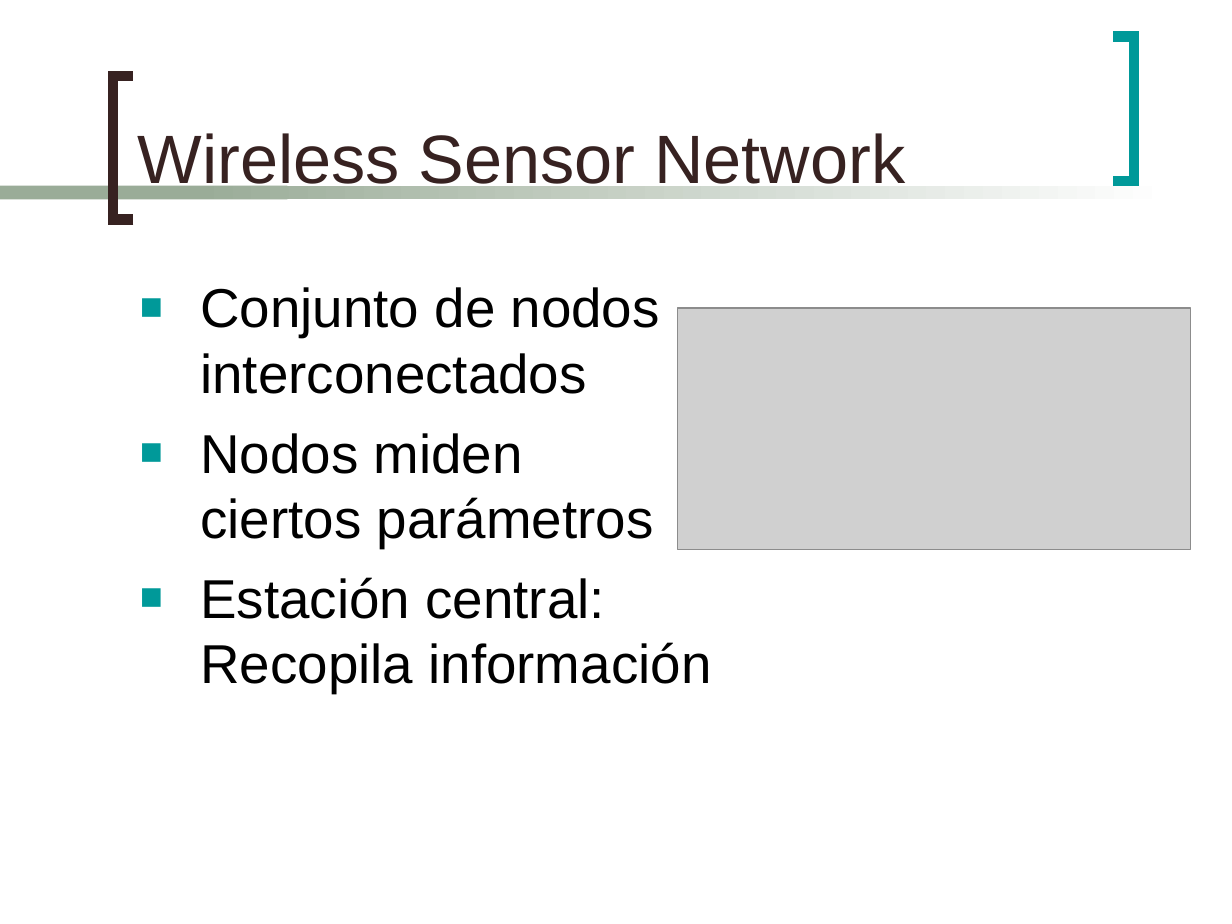
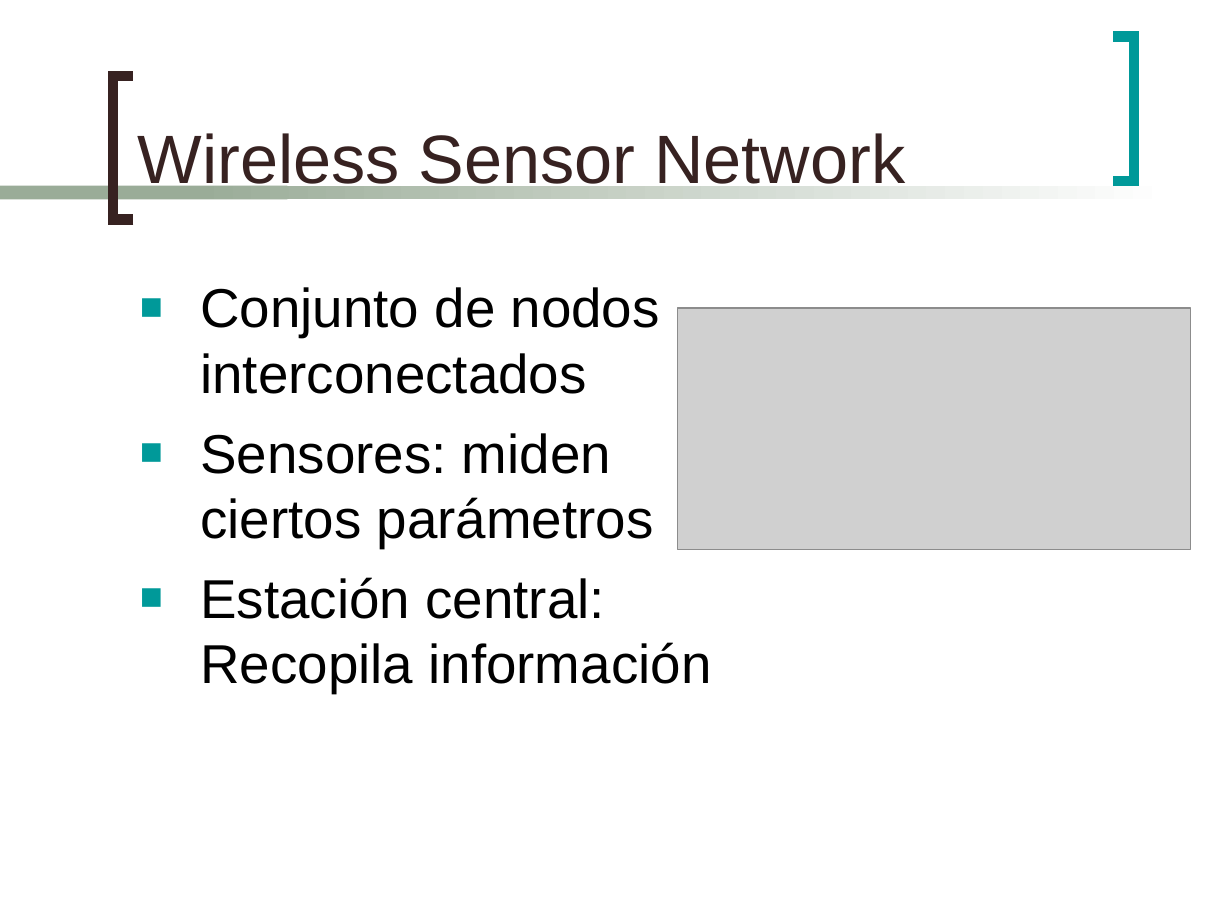
Before and after one commit to mmja/redsensores, a slide deck: slide 2 of Memoria/EstudioMemoria.ppt. Drawn at 1232x924 pixels with LibreOffice and Linux fonts; fonts in the diff are those of the drawing; grey boxes stand for pictures. Boxes give left, top, right and bottom in pixels: in the first picture for what was removed or moved away, otherwise in the second. Text is boxed around its words. In the diff, an @@ line names an element or a change of style, - is before the commit and + after.

```diff
--- a/Memoria/EstudioMemoria.ppt
+++ b/Memoria/EstudioMemoria.ppt
@@ text at [200,433,654,548]: text changed @@
-■ Nodos miden
-  ciertos parámetros
+■ Sensores: miden
+  ciertos parámetros
```
Also in this commit, not shown: 7 other slides changed, 5 slides added, 6 slides removed, 1 other file.
